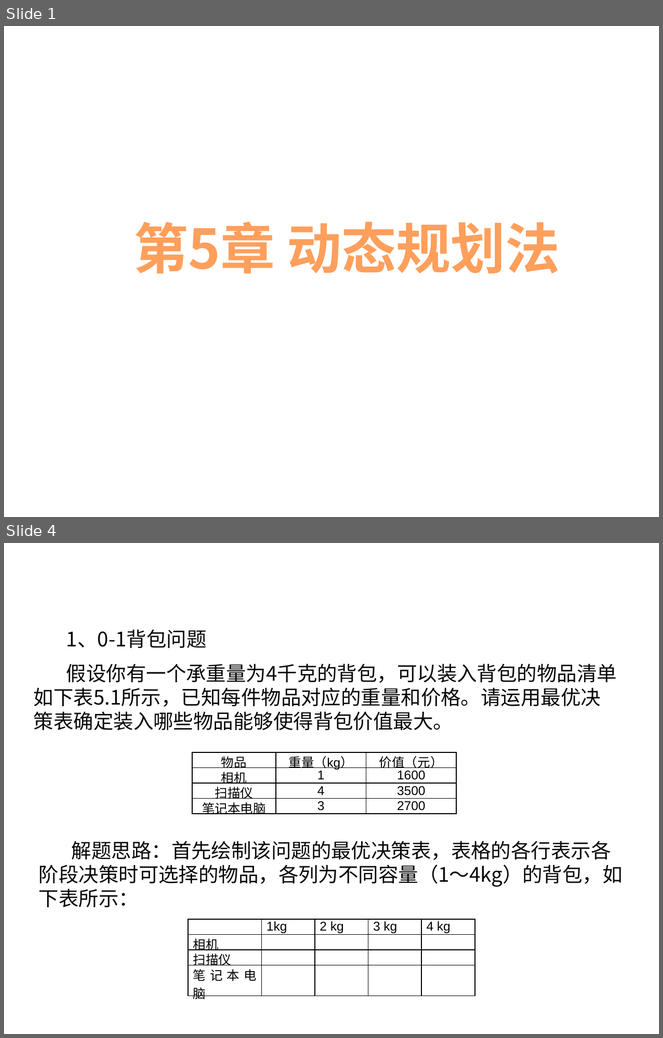
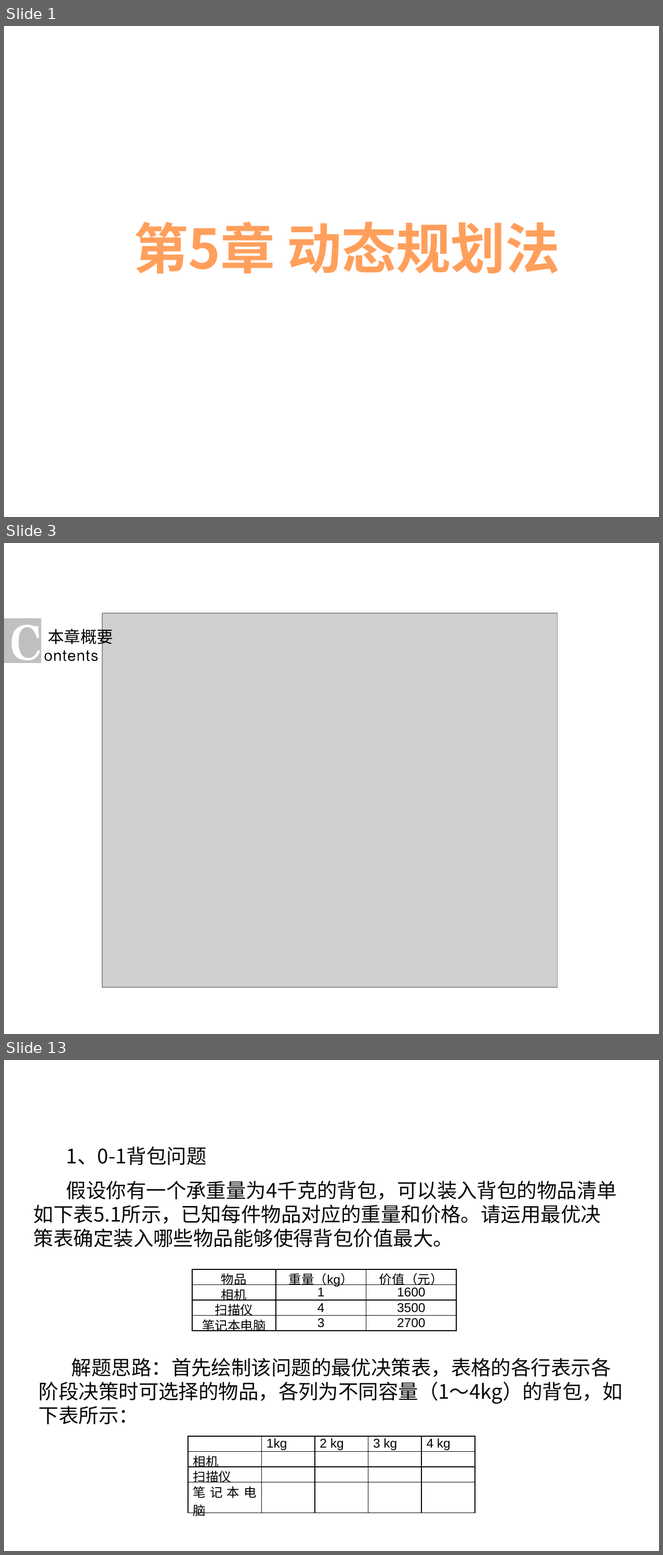
Before and after one commit to liutongling/DP, a slide deck: file/第5章 动态规划法.pptx. Shown one above the other, each under a label of ours: slides 1 and 4 before the commit, slides 1, 3 and 13 after it; the slides between them are not shown. The pictures are 663x1038 and 663x1555 pixels, drawn with LibreOffice and Linux fonts; fonts in the diff are those of the drawing; grey boxes stand for pictures; background and template pictures are left out. Boxes give left, top, right and bottom in pixels: in the first picture for what was removed or moved away, otherwise in the second. Text is boxed around its words. In the diff, an @@ line names an element or a change of style, - is before the commit and + after.

```diff
--- a/file/第5章 动态规划法.pptx
+++ b/file/第5章 动态规划法.pptx
@@ slide 3 added at (x1=4, y1=543, x2=659, y2=1034), background #FFFFFF @@
@@ rectangle added at (x1=4, y1=618, x2=41, y2=663), fill #C0C0C0 @@
@@ picture added at (x1=102, y1=613, x2=558, y2=987) @@
@@ freeform shape added at (x1=12, y1=625, x2=40, y2=661), fill #FFFFFF @@
@@ text added at (x1=48, y1=626, x2=113, y2=648), 18 pt, text #000000 @@
+本章概要
@@ freeform shape added at (x1=45, y1=651, x2=98, y2=662), fill #000000 @@
@@ what was slide 4 is now slide 13 @@
```
Also in this commit, not shown: 2 slides changed, 8 other slides added, 3 other files.
